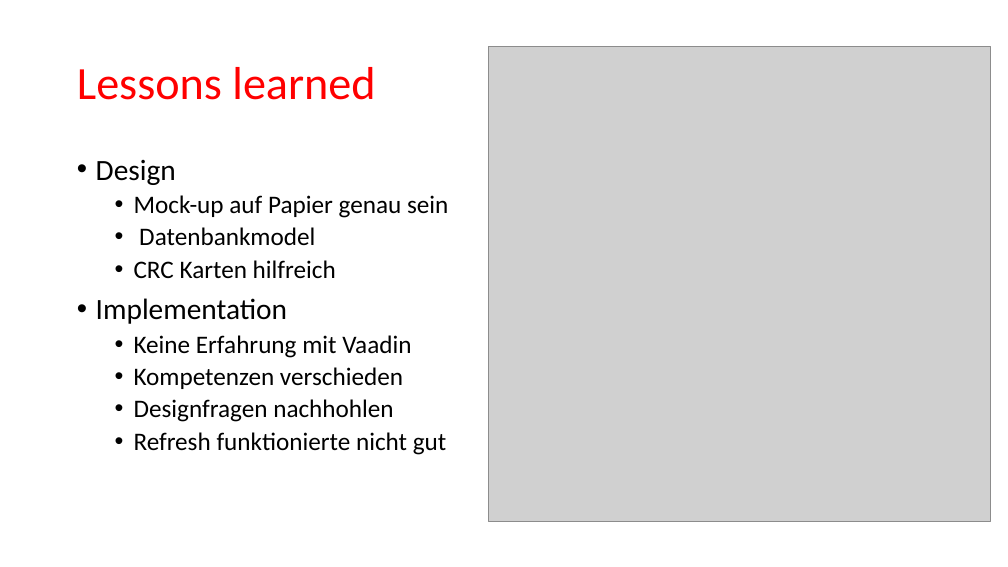
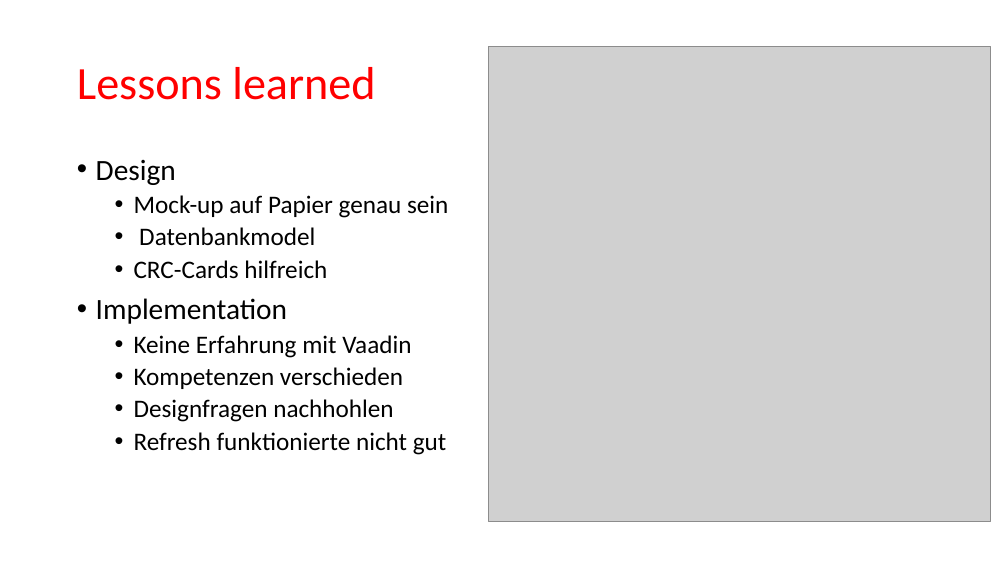
Before and after one commit to tomia1/ch.bfh.btx8081.w2016.red, a slide deck: slide 13 of doc/task14/final presentation.pptx (slide 8 before the commit). Drawn at 1008x567 pixels with LibreOffice and Linux fonts; fonts in the diff are those of the drawing; grey boxes stand for pictures. Boxes give left, top, right and bottom in pixels: in the first picture for what was removed or moved away, otherwise in the second. Text is boxed around its words. In the diff, an @@ line names an element or a change of style, - is before the commit and + after.

```diff
--- a/doc/task14/final presentation.pptx
+++ b/doc/task14/final presentation.pptx
@@ text at [134, 260, 327, 279]: text changed @@
-  • CRC Karten hilfreich
+  • CRC-Cards hilfreich
```
Also in this commit, not shown: 3 other slides changed, 5 slides added, 1 slide removed.
